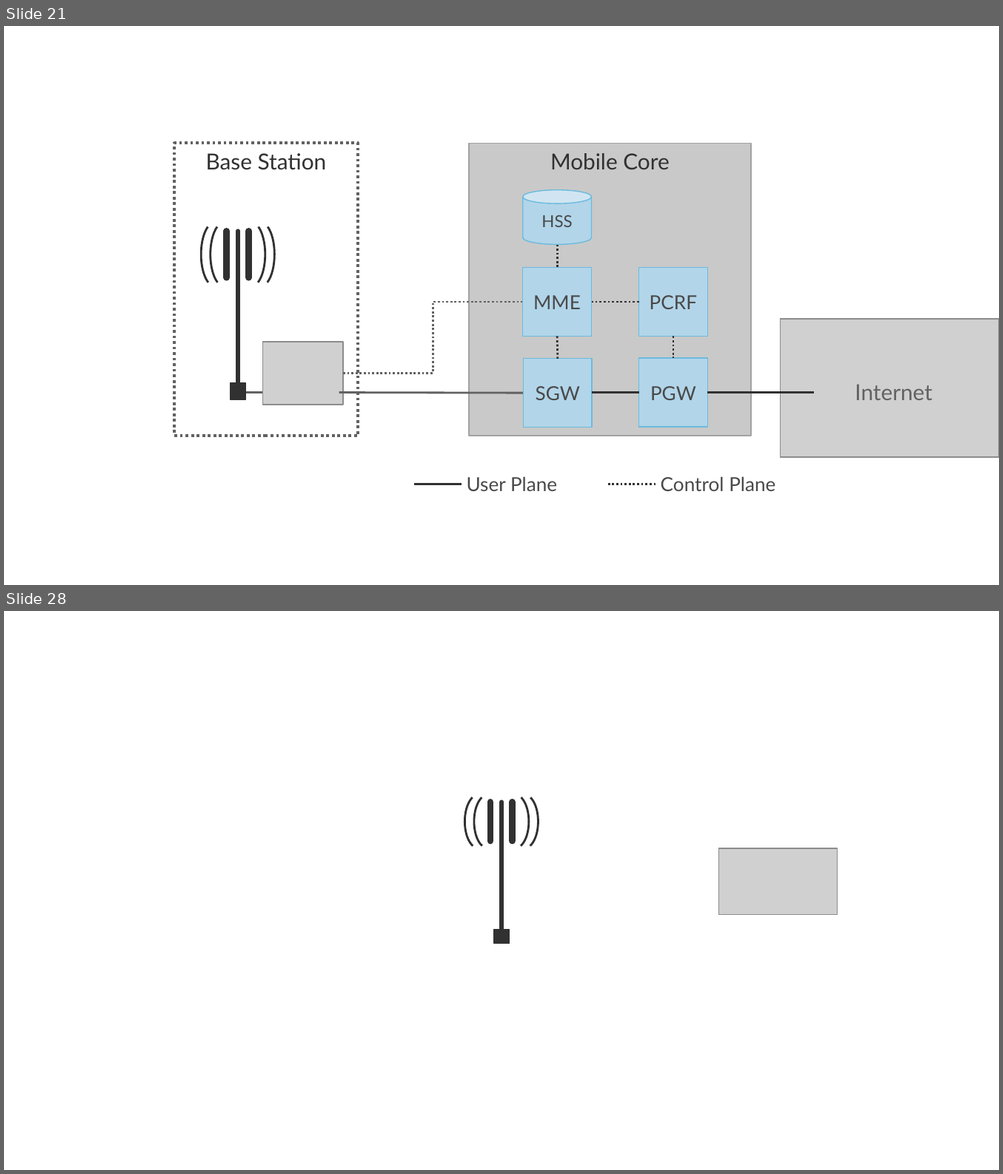
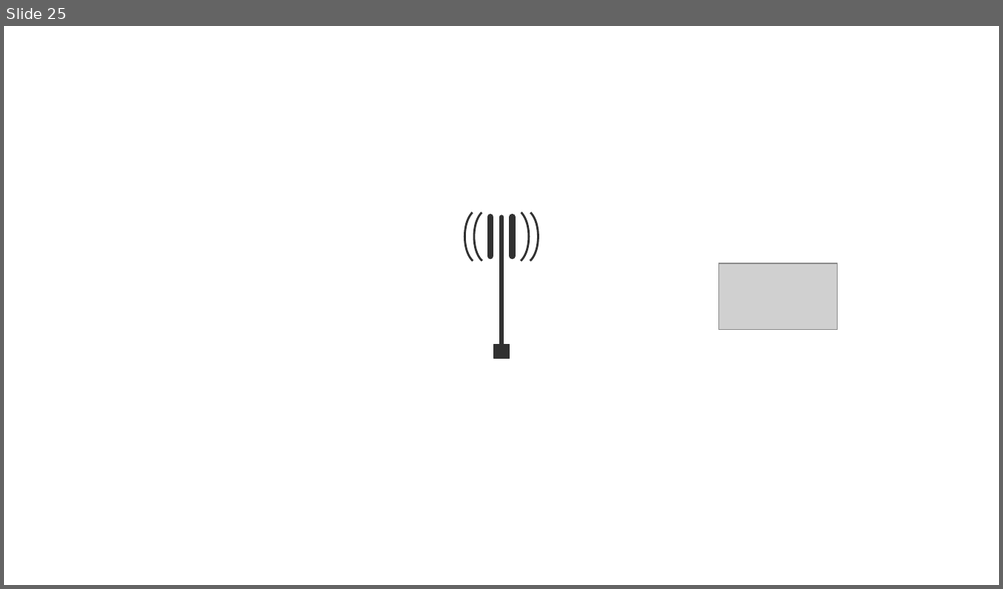
Before and after one commit to SystemsApproach/private5g, a slide deck: figures.pptx. Shown one above the other, each under a label of ours: slides 21 and 28 before the commit, slide 25 after it; the slides between them are not shown. The pictures are 1003x1174 and 1003x589 pixels, drawn with LibreOffice and Linux fonts; fonts in the diff are those of the drawing; grey boxes stand for pictures. Boxes give left, top, right and bottom in pixels: in the first picture for what was removed or moved away, otherwise in the second. Text is boxed around its words. In the diff, an @@ line names an element or a change of style, - is before the commit and + after.

```diff
--- a/figures.pptx
+++ b/figures.pptx
@@ slide 21 removed at (x1=4, y1=26, x2=999, y2=585), background #FFFFFF @@
@@ rectangle removed at (x1=174, y1=144, x2=357, y2=436) @@
-Base Station
@@ rectangle removed at (x1=469, y1=144, x2=750, y2=436) @@
-Mobile Core
@@ cylinder removed at (x1=522, y1=190, x2=591, y2=245) @@
-HSS
@@ group removed at (x1=201, y1=223, x2=275, y2=400): 4 arc (boxed as its full ellipse)s, 3 lines, 1 rectangle @@
@@ line removed from (557, 245) to (557, 268) @@
@@ rectangle removed at (x1=522, y1=268, x2=591, y2=336) @@
-MME
@@ rectangle removed at (x1=638, y1=268, x2=707, y2=336) @@
-PCRF
@@ elbow line removed from (343, 373) to (522, 303) @@
@@ line removed from (638, 303) to (591, 303) @@
@@ line removed from (557, 336) to (557, 359) @@
@@ line removed from (674, 336) to (674, 358) @@
@@ picture removed at (x1=780, y1=319, x2=999, y2=457) @@
@@ picture removed at (x1=262, y1=342, x2=343, y2=405) @@
@@ rectangle removed at (x1=638, y1=358, x2=707, y2=427) @@
-PGW
@@ rectangle removed at (x1=523, y1=359, x2=592, y2=428) @@
-SGW
@@ line removed from (267, 393) to (244, 393) @@
@@ line removed from (339, 393) to (523, 393) @@
@@ line removed from (591, 393) to (638, 393) @@
@@ line removed from (707, 393) to (814, 393) @@
@@ text removed at (x1=854, y1=384, x2=932, y2=400) @@
-Internet
@@ line removed from (414, 485) to (461, 485) @@
@@ text removed at (x1=466, y1=477, x2=557, y2=491) @@
-User Plane
@@ line removed from (608, 485) to (655, 485) @@
@@ text removed at (x1=660, y1=477, x2=775, y2=491) @@
-Control Plane
@@ what was slide 28 is now slide 25 @@
```
Also in this commit, not shown: 24 slides changed, 2 other slides removed, 29 other files.
